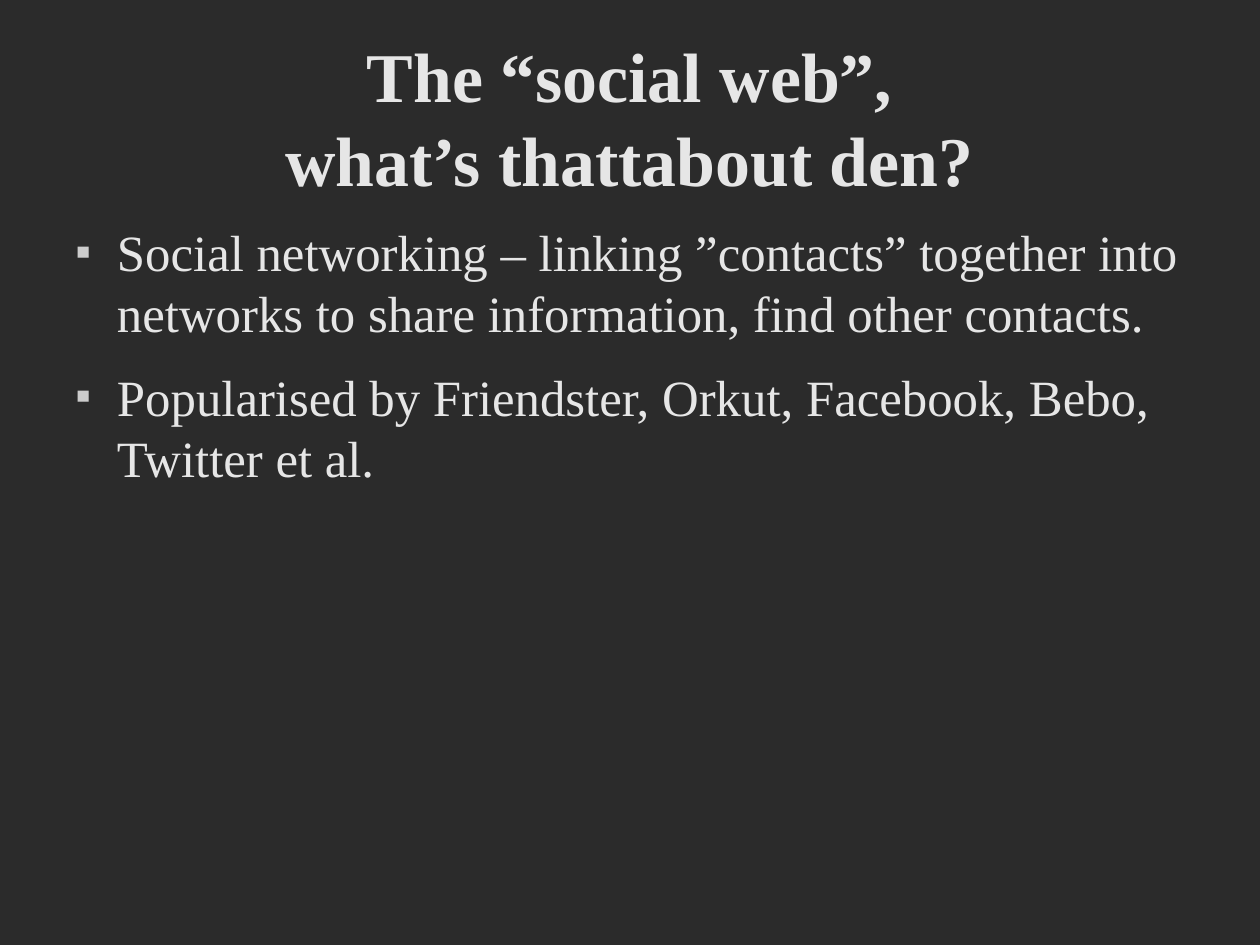
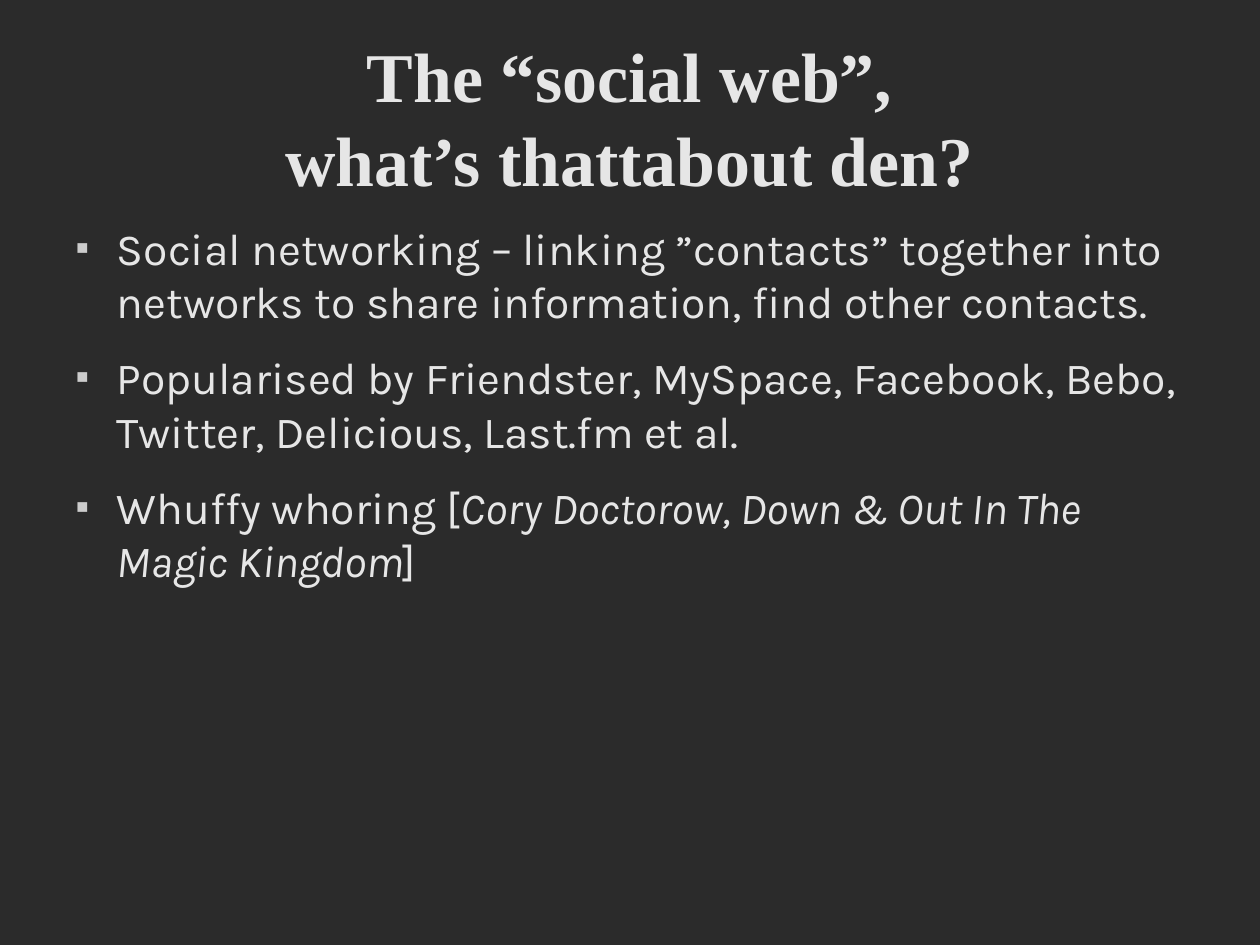
Before and after one commit to 1stvamp/brumcon9-talk, a slide deck: slide 3 of friendme.odp. Drawn at 1260x945 pixels with LibreOffice and Linux fonts; fonts in the diff are those of the drawing; background and template pictures are left out; a plain dark background stands for a picture behind light text. Boxes give left, top, right and bottom in pixels: in the first picture for what was removed or moved away, otherwise in the second. Text is boxed around its words. In the diff, an @@ line names an element or a change of style, - is before the commit and + after.

```diff
--- a/friendme.odp
+++ b/friendme.odp
@@ text at bbox=[117, 234, 1162, 323]: size 32 to 28 pt, font Times New Roman to Karla in "Social networking – linking ”contacts” together into ..." @@
@@ text at bbox=[117, 363, 1175, 588]: text changed; size 32 to 28 pt; font Times New Roman to Karla @@
-■ Popularised by Friendster, Orkut, Facebook, Bebo, Twitter et al.
+■ Popularised by Friendster, MySpace, Facebook, Bebo, Twitter, Delicious, Last.fm et al.
+■ Whuffy whoring [Cory Doctorow, Down & Out In The Magic Kingdom]
```
Also in this commit, not shown: 7 other slides changed, 2 slides added, 1 slide removed.
